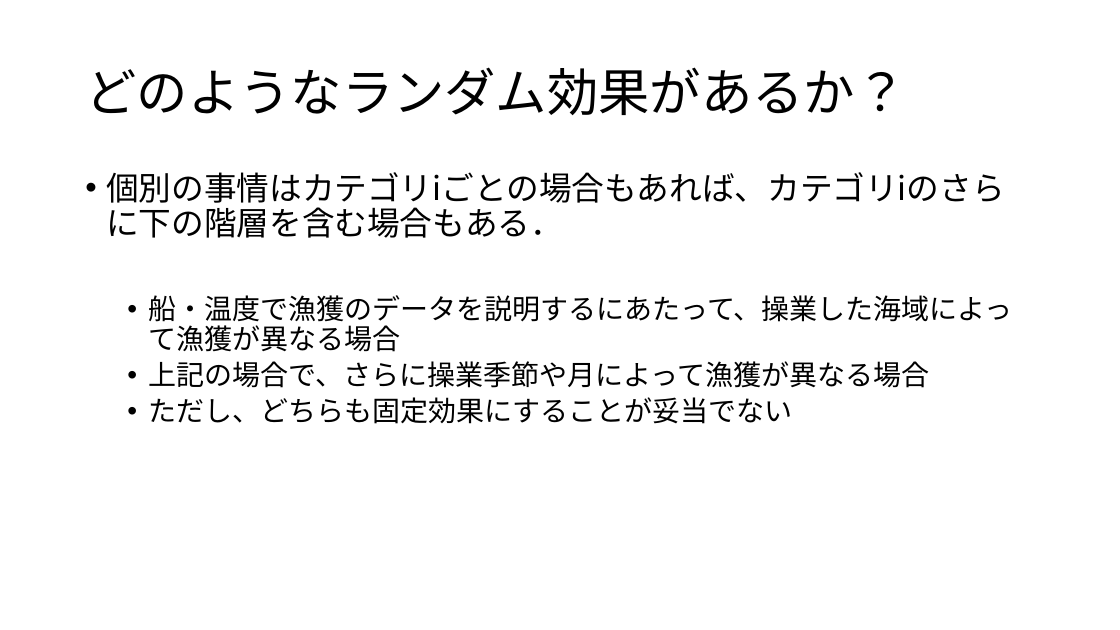
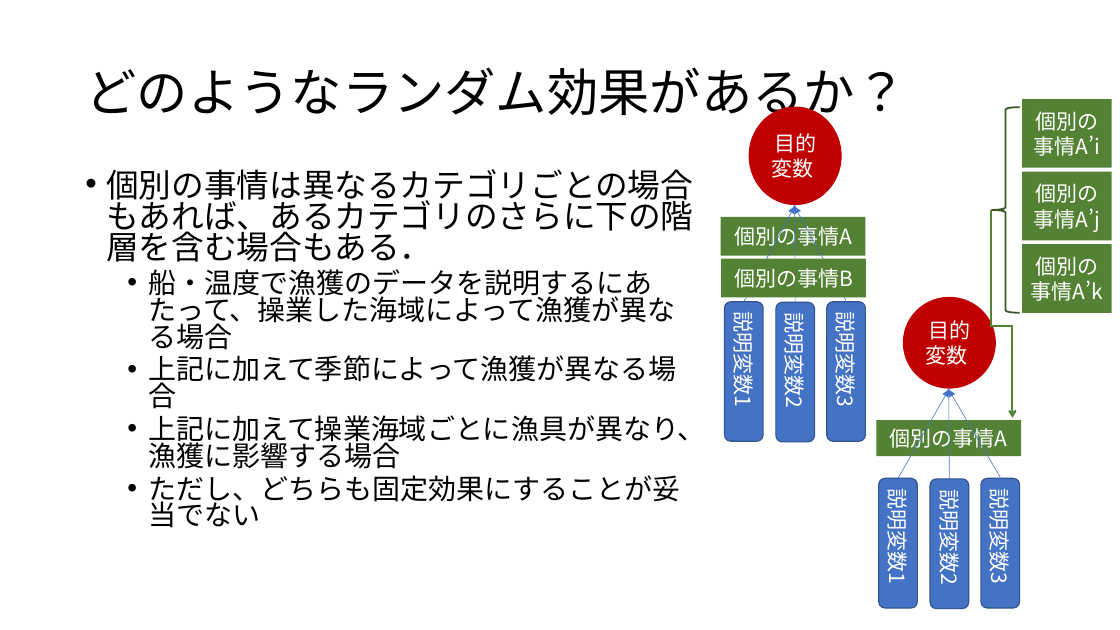
Before and after one commit to KoHMB/Shigen_kensyu_FRA, a slide deck: slide 4 of R/スライド/第28回.pptx. Drawn at 1120x630 pixels with LibreOffice and Linux fonts; fonts in the diff are those of the drawing. Boxes give left, top, right and bottom in pixels: in the first picture for what was removed or moved away, otherwise in the second. Text is boxed around its words. In the diff, an @@ line names an element or a change of style, - is before the commit and + after.

```diff
--- a/R/スライド/第28回.pptx
+++ b/R/スライド/第28回.pptx
@@ left brace added at (991,108,1020,313), outline #385723 1.5 pt @@
@@ rectangle added at (1023,99,1112,168), fill #548235, 18 pt, text #FFFFFF @@
+個別の事情A’i
@@ text at (106,169,693,262): text changed @@
-• 個別の事情はカテゴリiごとの場合もあれば、カテゴリiのさらに下の階層を含む場合もある．
+• 個別の事情は異なるカテゴリごとの場合もあれば、あるカテゴリのさらに下の階層を含む場合もある．
@@ rectangle added at (1023,171,1112,240), fill #548235, 18 pt, text #FFFFFF @@
+個別の事情A’j
@@ elbow arrow added from (991, 210) to (1012, 418), #548235 1.75 pt @@
@@ text at (148,269,680,528): line spacing 0.9 to 0.8 @@
@@ group added at (721,108,865,442): 3 arrows, 3 rounded rectangles, 2 rectangles, 1 ellipse @@
+目的変数
+個別の事情A
+説明変数1
+説明変数2
+説明変数3
+個別の事情B
@@ rectangle added at (1023,245,1112,313), fill #548235, 18 pt, text #FFFFFF @@
+個別の事情A’k
@@ text at (148,355,706,469): text changed @@
-  • 上記の場合で、さらに操業季節や月によって漁獲が異なる場合
+  • 上記に加えて季節によって漁獲が異なる場合
+  • 上記に加えて操業海域ごとに漁具が異なり、漁獲に影響する場合
@@ group added at (876,297,1021,608): 3 arrows, 3 rounded rectangles, 1 ellipse, 1 rectangle @@
+目的変数
+個別の事情A
+説明変数1
+説明変数2
+説明変数3
```
Also in this commit, not shown: 3 other slides changed, 3 other files.
